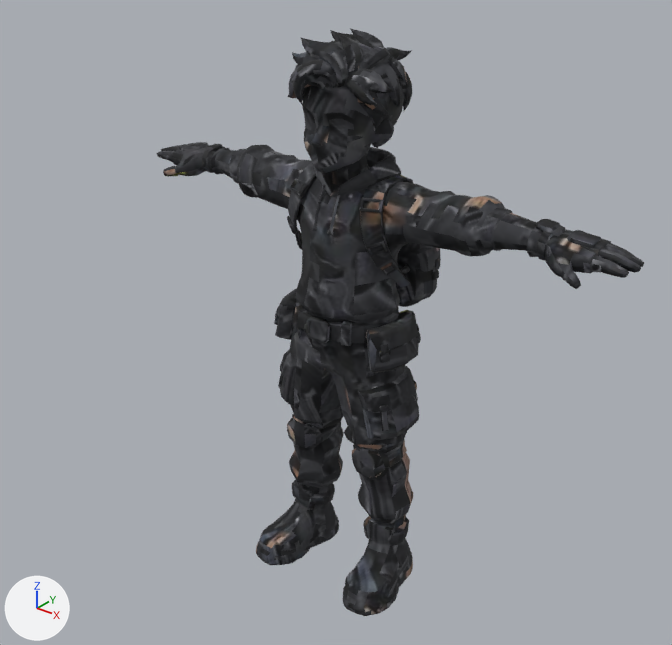
The glTF model model-3d-hp/masdim.glb, before and after one commit.
Both versions are drawn from a 50 mm camera at (0.88, -1.181, 1.285) aimed at (-0.103, 0.048, 0.523). The axes (+X, +Y, +Z) are drawn at lower left. The lights are the same throughout. The first picture is the older version. Where no turn or scale is listed for an object, it has been applied to the vertices.

The older version as bpy lines, for what is in view:
```python
mat_tripo_mat_c88e492f_4fd8_4bb6_ace2_2c27b23aa5f7 = principled_material('tripo_mat_c88e492f-4fd8-4bb6-ace2-2c27b23aa5f7')
mat_tripo_mat_c88e492f_4fd8_4bb6_ace2_2c27b23aa5f7.texture = img_image_0
mat_tripo_mat_c88e492f_4fd8_4bb6_ace2_2c27b23aa5f7.roughness = 0.9
me_mesh_0 = bpy.data.meshes.new('Mesh_0')
me_mesh_0.from_pydata(...)  # 5353 vertices, 10249 faces; spans x -0.475..0.475, y -0.155..0.155, z 0.0..1.0
me_mesh_0.materials.append(mat_tripo_mat_c88e492f_4fd8_4bb6_ace2_2c27b23aa5f7)  # picture img_image_0
ob_tripo_node_c88e492f_4fd8_4bb6_ace2_2c27b23aa5f7 = bpy.data.objects.new('tripo_node_c88e492f-4fd8-4bb6-ace2-2c27b23aa5f7', me_mesh_0)
ob_tripo_node_c88e492f_4fd8_4bb6_ace2_2c27b23aa5f7.location = (0.0, 0.0, 0.07)
```
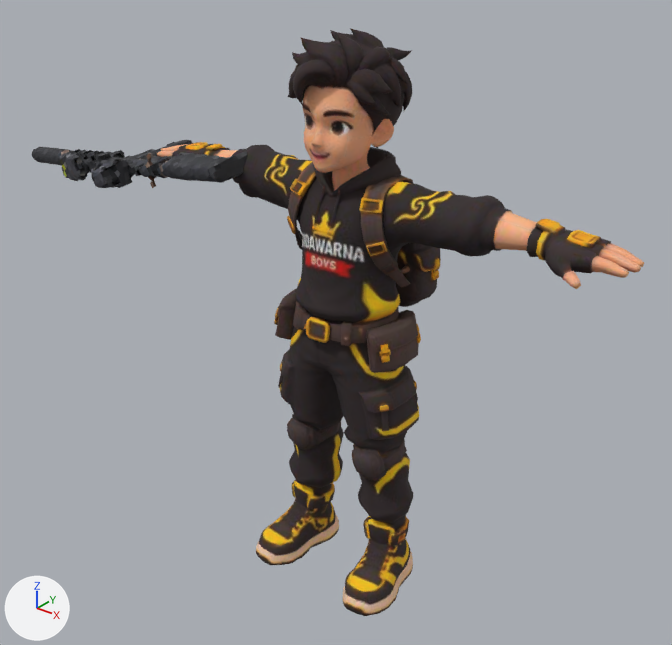
The newer file is also turned or shifted as a whole; pictures and numbers use the older file's frame.

Changed parts and their boxes [x1, y1, x2, y2] in the pictures (672 x 645 px):
'tripo_node_c88e492f-4fd8-4bb6-ace2-2c27b23aa5f7', surface changed
    both: [157, 28, 644, 616]
'masdim-senapan', added
    after: [32, 140, 248, 188]

What the commit changed:
Picture 'Image_1' (img_image_1) is new.
Material 'tripo_mat_c88e492f-4fd8-4bb6-ace2-2c27b23aa5f7' (mat_tripo_mat_c88e492f_4fd8_4bb6_ace2_2c27b23aa5f7) changes its picture from img_image_0 to img_image_1.
Material 'Material_0' (mat_material_0) is new.
Its texture is img_image_0.
Its metallic is 0.3.
Its roughness is 0.6.
Mesh me_mesh_0_1 is new.
It has 2191 vertices, 4925 faces and spans x -0.315..0.338, y -0.231..0.007, z -0.071..0.064.
It uses material mat_material_0 (picture img_image_0).
Object 'masdim-senapan' (ob_masdim_senapan) is new; it shows me_mesh_0_1.
Its location is (-0.568, 0.07, 0.781).
